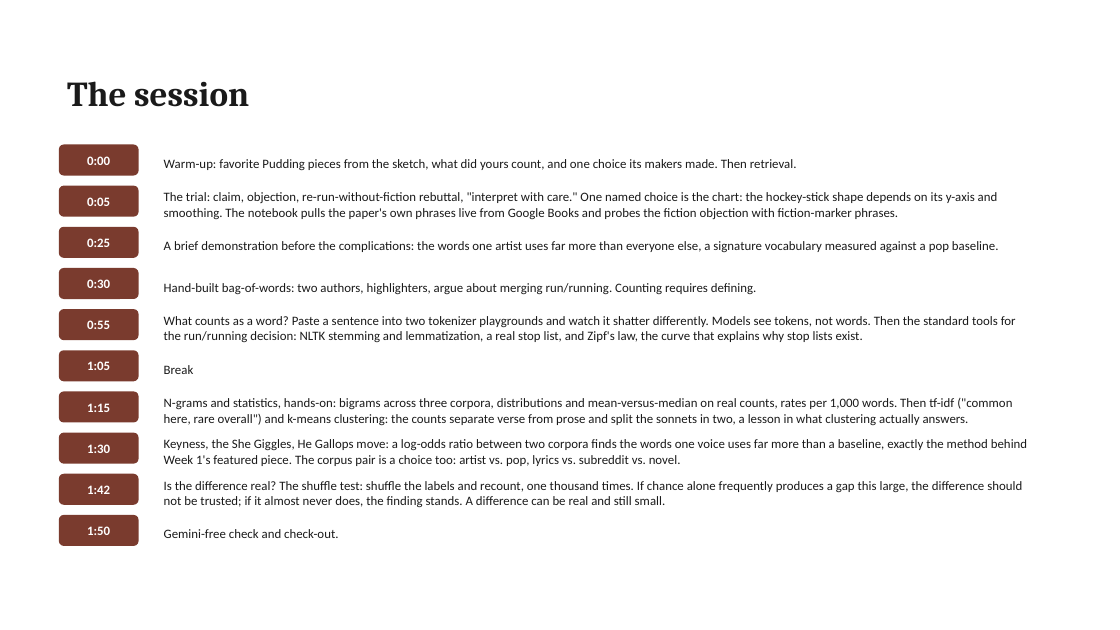
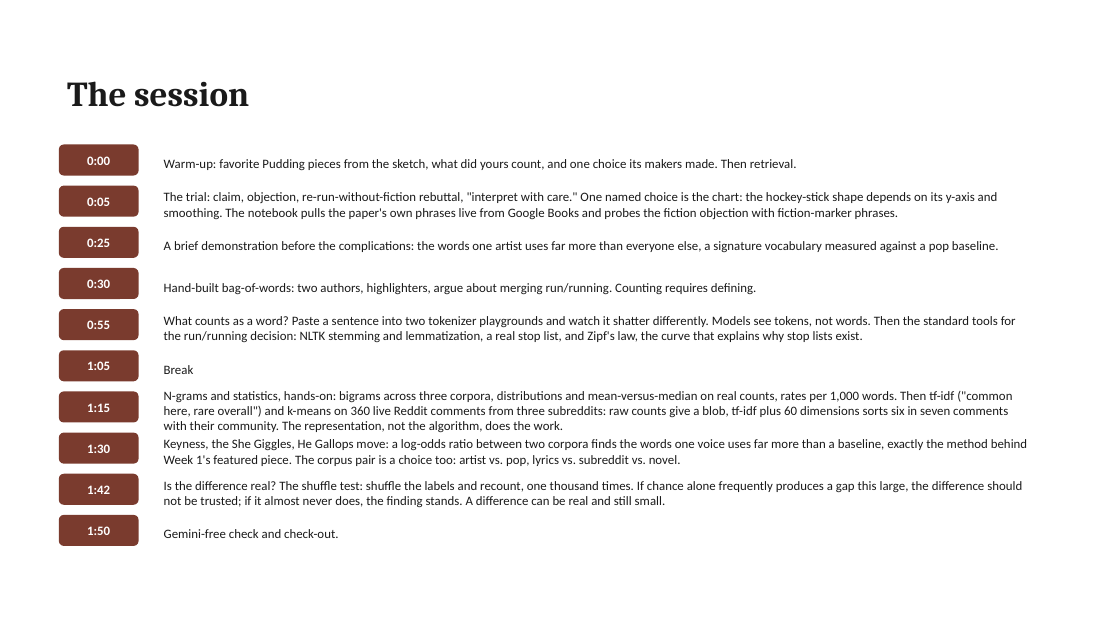
Before and after one commit to lucianli123/culture-as-data-2026, a slide deck: slide 13 of slides/pptx/week-02.pptx. Drawn at 1120x630 pixels with LibreOffice and Linux fonts; fonts in the diff are those of the drawing. Boxes give left, top, right and bottom in pixels: in the first picture for what was removed or moved away, otherwise in the second. Text is boxed around its words. In the diff, an @@ line names an element or a change of style, - is before the commit and + after.

```diff
--- a/slides/pptx/week-02.pptx
+++ b/slides/pptx/week-02.pptx
@@ text at bbox=[164, 391, 1012, 432]: text changed @@
-N-grams and statistics, hands-on: bigrams across three corpora, distributions and mean-versus-median on real counts, rates per 1,000 words. Then tf-idf ("common here, rare overall") and k-means clustering: the counts separate verse from prose and split the sonnets in two, a lesson in what clustering actually answers.
+N-grams and statistics, hands-on: bigrams across three corpora, distributions and mean-versus-median on real counts, rates per 1,000 words. Then tf-idf ("common here, rare overall") and k-means on 360 live Reddit comments from three subreddits: raw counts give a blob, tf-idf plus 60 dimensions sorts six in seven comments with their community. The representation, not the algorithm, does the work.
```
Also in this commit, not shown: 1 other slide changed, 15 other files.
